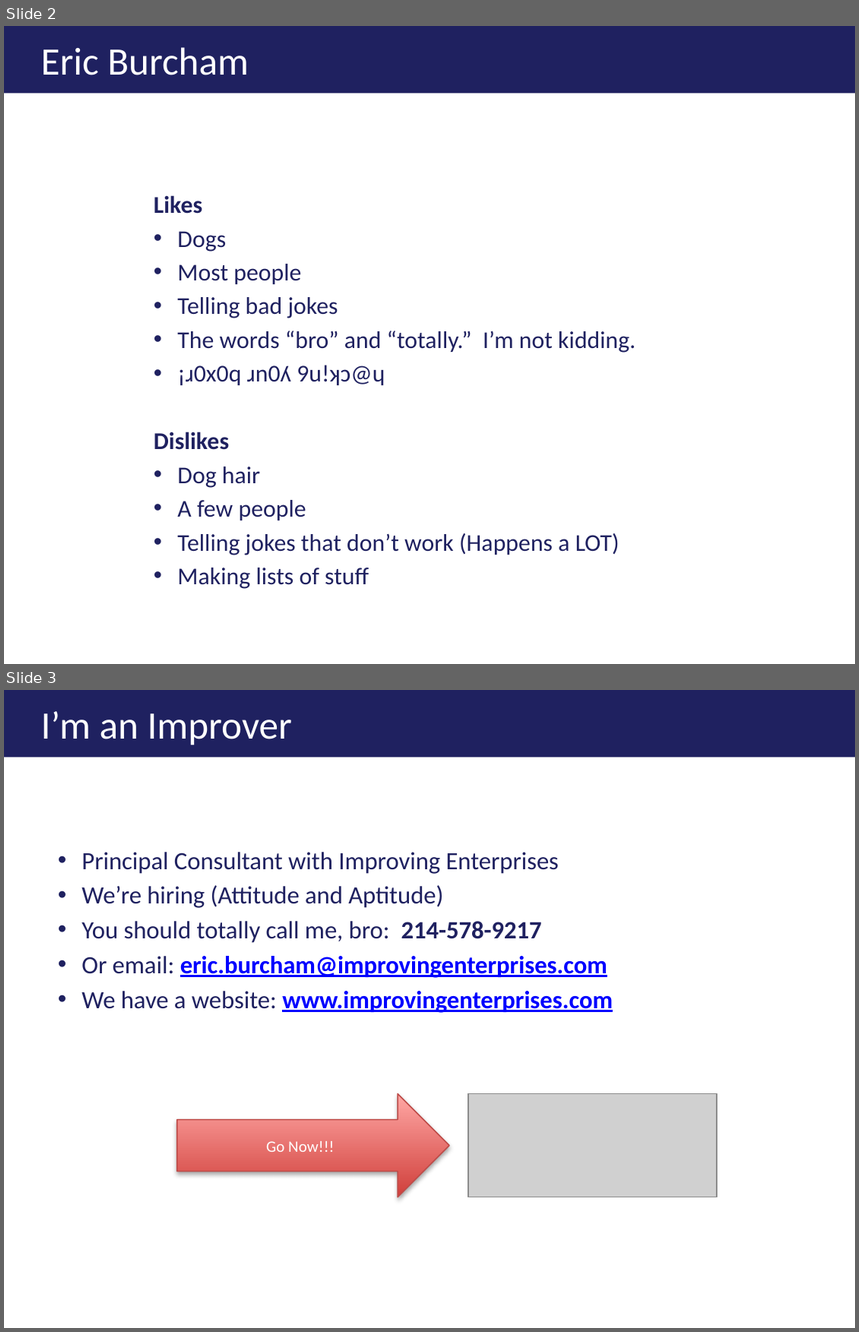
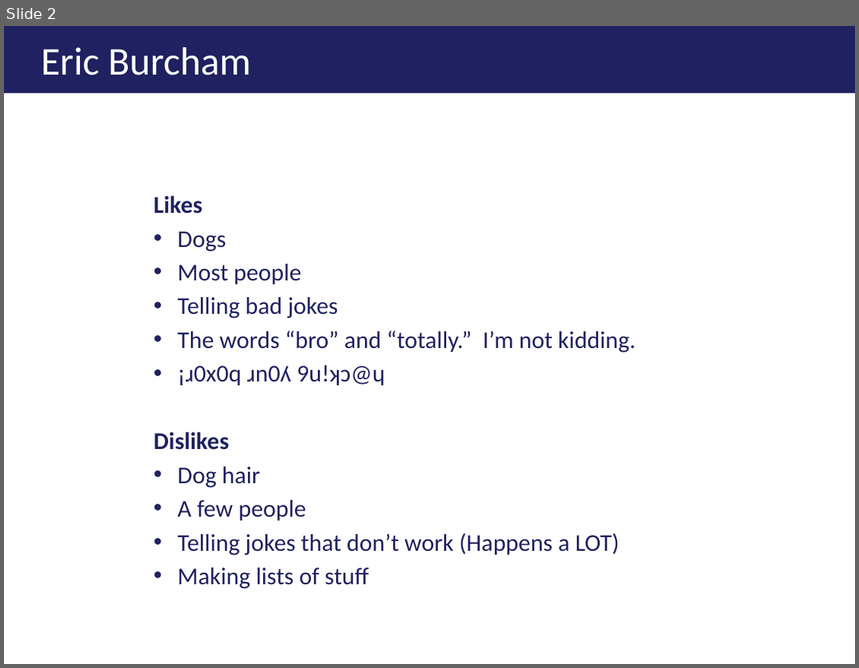
Before and after one commit to ericburcham/THasyINKnc, a slide deck: Presentation/THasINKync - 4x3.pptx. Shown one above the other, each under a label of ours: slides 2 and 3 before the commit, slide 2 after it. The pictures are 859x1332 and 859x668 pixels, drawn with LibreOffice and Linux fonts; fonts in the diff are those of the drawing; grey boxes stand for pictures; background and template pictures are left out. Boxes give left, top, right and bottom in pixels: in the first picture for what was removed or moved away, otherwise in the second. Text is boxed around its words. In the diff, an @@ line names an element or a change of style, - is before the commit and + after.

Commit message:
Removed Improving Theme (so sad!!!) from presentations.

```diff
--- a/Presentation/THasINKync - 4x3.pptx
+++ b/Presentation/THasINKync - 4x3.pptx
@@ slide 3 removed at <box>4,690,855,1328</box>, background #FFFFFF @@
@@ title removed at <box>4,690,855,757</box> @@
-I’m an Improver
@@ text removed at <box>82,852,613,1013</box> @@
-• Principal Consultant with Improving Enterprises
-• We’re hiring (Attitude and Aptitude)
-• You should totally call me, bro: 214-578-9217
-• Or email: eric.burcham@improvingenterprises.com
-• We have a website: www.improvingenterprises.com
@@ right arrow removed at <box>177,1094,450,1198</box> @@
-Go Now!!!
@@ picture removed at <box>468,1094,717,1198</box> @@
@@ slide 2 changed as well @@
@@ title "Eric Burcham" at <box>4,26,855,93</box>: size 24.8 to 25 pt; indent changed @@
```
Also in this commit, not shown: 35 other slides changed, 3 other slides removed, 6 other files.
